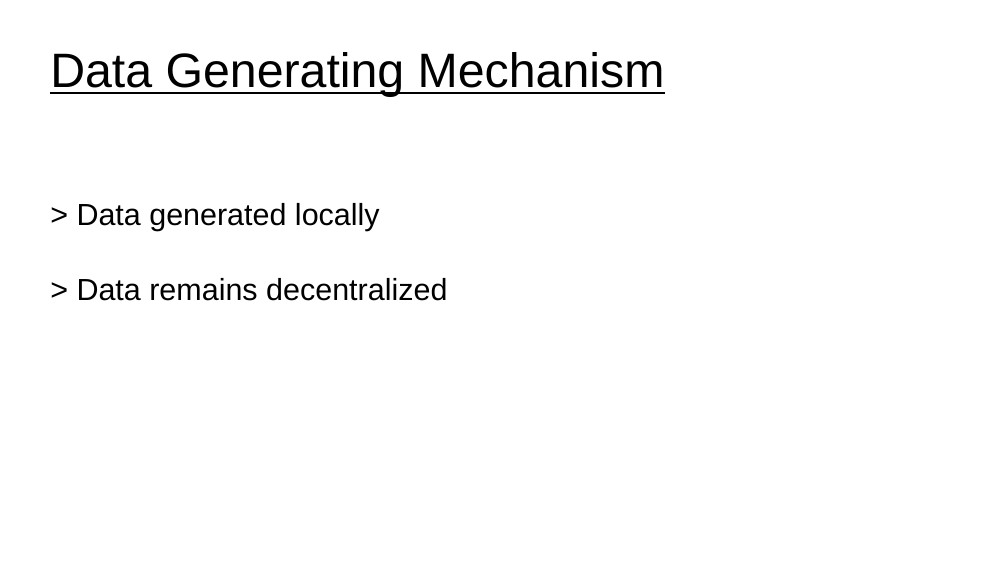
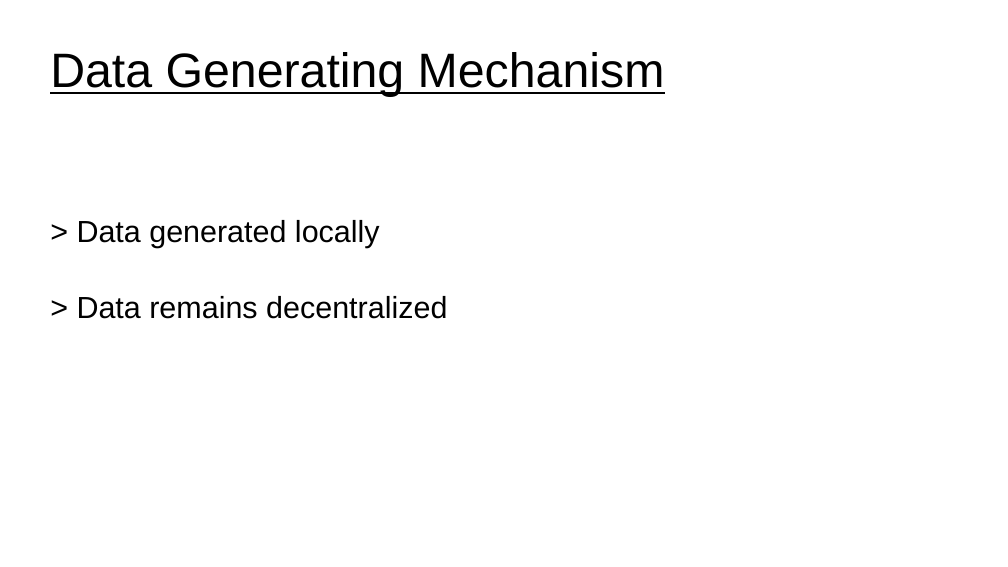
Before and after one commit to UVADS/distributed_computing, a slide deck: slide 8 of 07_distributed_model_training/federated_learning.ppt (slide 6 before the commit). Drawn at 1008x567 pixels with LibreOffice and Linux fonts; fonts in the diff are those of the drawing. Boxes give left, top, right and bottom in pixels: in the first picture for what was removed or moved away, otherwise in the second. Text is boxed around its words. In the diff, an @@ line names an element or a change of style, - is before the commit and + after.

```diff
--- a/07_distributed_model_training/federated_learning.ppt
+++ b/07_distributed_model_training/federated_learning.ppt
@@ subtitle "> Data generated locally": place and size @@
-subtitle "> Data generated locally" at bbox=[77, 203, 447, 301]
+subtitle "> Data generated locally" at bbox=[77, 220, 447, 319]
```
Also in this commit, not shown: 7 other slides changed, 23 slides added, 5 slides removed.
